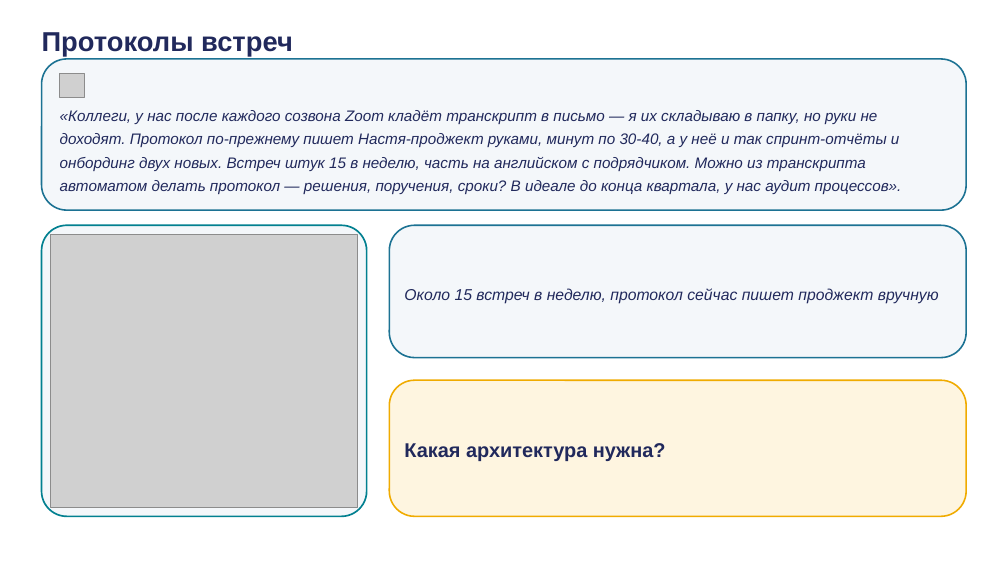
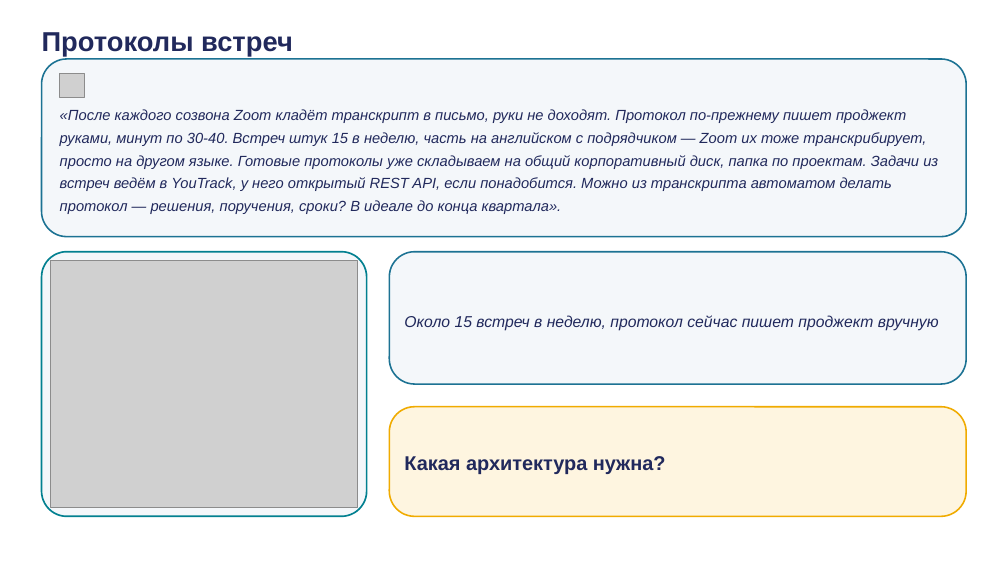
Before and after one commit to tellina-study/AI-usage-lessons, a slide deck: slide 21 of library/seminars/sem-02/rendered/sem-02.pptx. Drawn at 1008x567 pixels with LibreOffice and Linux fonts; fonts in the diff are those of the drawing; grey boxes stand for pictures. Boxes give left, top, right and bottom in pixels: in the first picture for what was removed or moved away, otherwise in the second. Text is boxed around its words. In the diff, an @@ line names an element or a change of style, - is before the commit and + after.

```diff
--- a/library/seminars/sem-02/rendered/sem-02.pptx
+++ b/library/seminars/sem-02/rendered/sem-02.pptx
@@ rounded rectangle: place and size @@
-rounded rectangle at bbox=[42, 59, 966, 210]
+rounded rectangle at bbox=[42, 59, 966, 237]
@@ text at bbox=[60, 109, 938, 214]: text changed; size 14.5 to 14 pt @@
-«Коллеги, у нас после каждого созвона Zoom кладёт транскрипт в письмо — я их складываю в папку, но руки не доходят. Протокол по-прежнему пишет Настя-проджект руками, минут по 30-40, а у неё и так спринт-отчёты и онбординг двух новых. Встреч штук 15 в неделю, часть на английском с подрядчиком. Можно из транскрипта автоматом делать протокол — решения, поручения, сроки? В идеале до конца квартала, у нас аудит процессов».
+«После каждого созвона Zoom кладёт транскрипт в письмо, руки не доходят. Протокол по-прежнему пишет проджект руками, минут по 30-40. Встреч штук 15 в неделю, часть на английском с подрядчиком — Zoom их тоже транскрибирует, просто на другом языке. Готовые протоколы уже складываем на общий корпоративный диск, папка по проектам. Задачи из встреч ведём в YouTrack, у него открытый REST API, если понадобится. Можно из транскрипта автоматом делать протокол — решения, поручения, сроки? В идеале до конца квартала».
@@ proportions changed in 3 elements at bbox=[42, 59, 966, 237], bbox=[389, 407, 966, 516], bbox=[42, 252, 367, 516] @@
@@ rounded rectangle: place and size @@
-rounded rectangle at bbox=[42, 225, 367, 516]
+rounded rectangle at bbox=[42, 252, 367, 516]
@@ picture: place and size @@
-picture at bbox=[51, 234, 358, 507]
+picture at bbox=[51, 261, 358, 507]
@@ rounded rectangle: place and size @@
-rounded rectangle at bbox=[389, 225, 966, 358]
+rounded rectangle at bbox=[389, 252, 966, 384]
@@ text "Около 15 встреч в неделю, ...": place and size @@
-text "Около 15 встреч в неделю, ..." at bbox=[404, 288, 939, 304]
+text "Около 15 встреч в неделю, ..." at bbox=[404, 315, 939, 331]
@@ rounded rectangle: place and size @@
-rounded rectangle at bbox=[389, 380, 966, 516]
+rounded rectangle at bbox=[389, 407, 966, 516]
@@ text "Какая архитектура нужна?": place and size @@
-text "Какая архитектура нужна?" at bbox=[404, 443, 666, 461]
+text "Какая архитектура нужна?" at bbox=[404, 456, 666, 474]
```
Also in this commit, not shown: 14 other slides changed, 35 other files.
